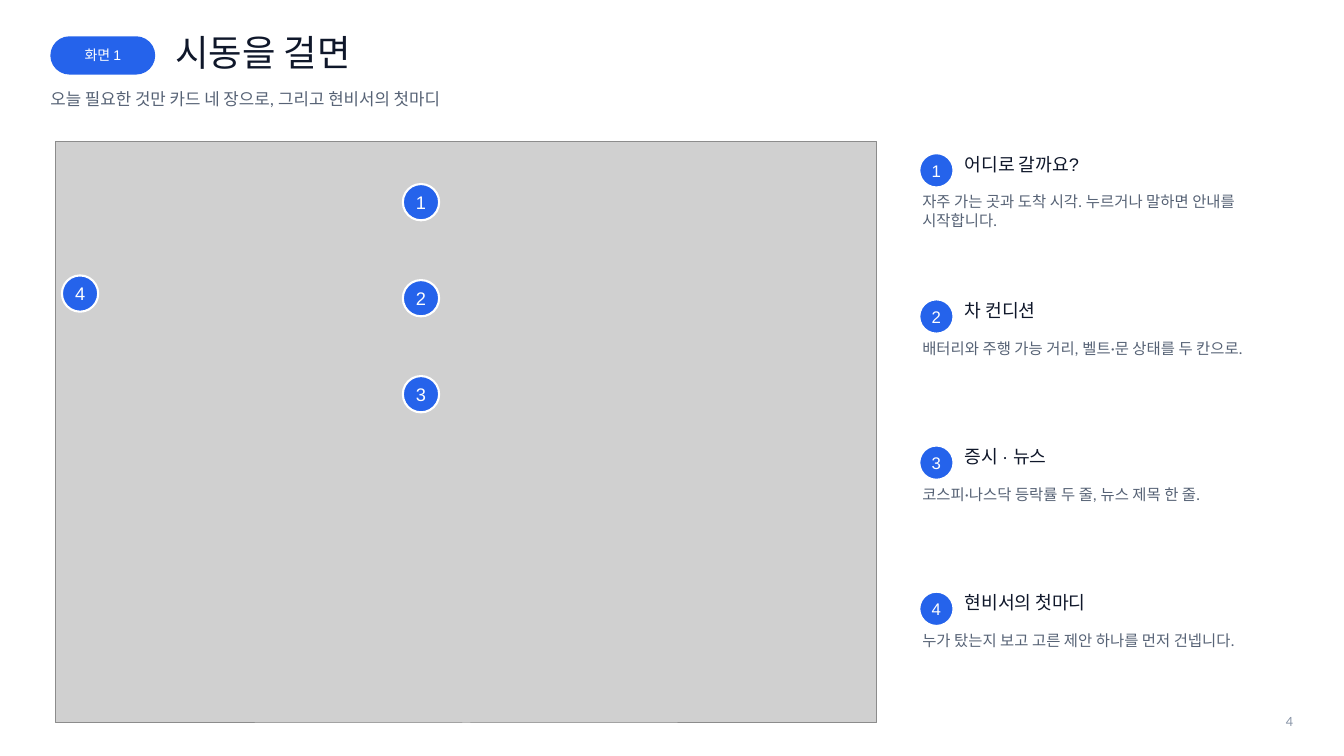
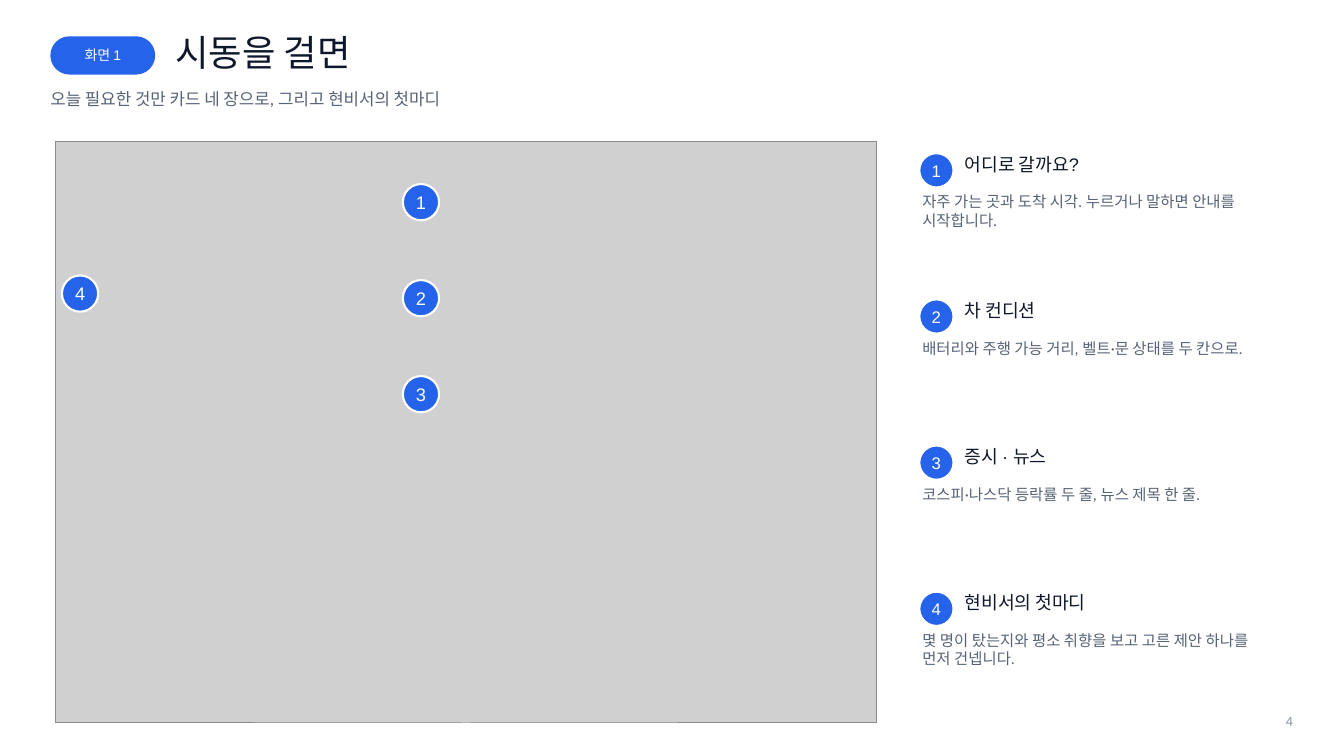
Before and after one commit to somanghao/hyunbiseo, a slide deck: slide 4 of docs/submission/현비서_소개자료.pptx. Drawn at 1344x756 pixels with LibreOffice and Linux fonts; fonts in the diff are those of the drawing; grey boxes stand for pictures; background and template pictures are left out. Boxes give left, top, right and bottom in pixels: in the first picture for what was removed or moved away, otherwise in the second. Text is boxed around its words. In the diff, an @@ line names an element or a change of style, - is before the commit and + after.

```diff
--- a/docs/submission/현비서_소개자료.pptx
+++ b/docs/submission/현비서_소개자료.pptx
@@ text at (922,633,1249,665): text changed @@
-누가 탔는지 보고 고른 제안 하나를 먼저 건넵니다.
+몇 명이 탔는지와 평소 취향을 보고 고른 제안 하나를 먼저 건넵니다.
```
Also in this commit, not shown: 11 other slides changed, 4 slides added, 20 other files.
